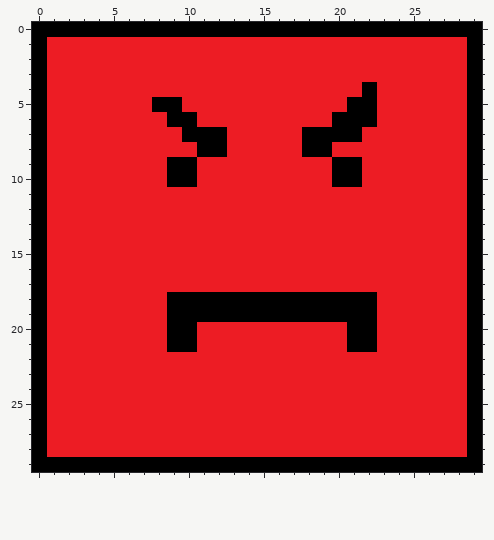
File history of a pixel-art sprite, 1v1roguelite/assets/opponent.png. That is the earlier state.
The file is 30x30 pixels.
After the commit:
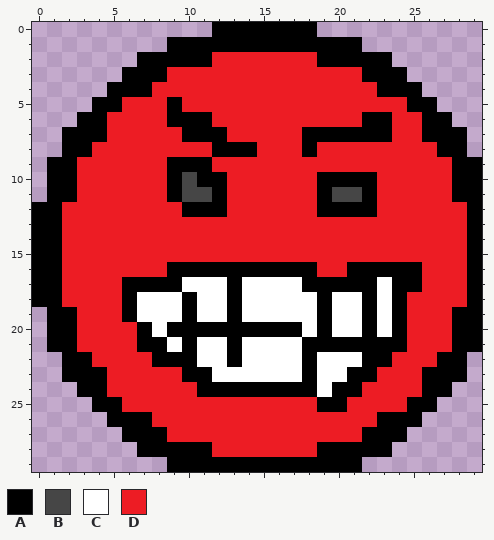
Palette (. is transparent): A #000000  B #464646  C #ffffff  D #ed1c24
The edit:
Changed rows in their new state; - is an unchanged pixel.
first column x 0:
 0 ............-------...........
 1 .........AAAAAAAAAAAAA........
 2 .......AAAAA-------AAAAA......
 3 ......AAA-------------AAA.....
 4 .....AAA--------------DAAA....
 5 ....AA--D------------DD--AA...
 6 ...AA------A--------DD-A--AA..
 7 ..AAA-----------------AA--AAA.
 8 ..AA-------D-AA----D-------AA.
 9 .AA--------A--------DD------A-
10 .AA-------BAA------A--A-----A-
11 .AA------ABBA------ABBA-----A-
12 -A--------AAA------AAAA-------
13 -A----------------------------
14 -A----------------------------
15 -A----------------------------
16 -A-------AAAAAAAAAA--AAAAA----
17 -A----AAAACCCACCCCAAAAACAA----
18 -A----ACCC-CC-CCCCC-CC-CA-----
19 .AA---ACCC-CC-CCCCC-CC-CA---A-
20 .AA----AC--AAAAAAACACC-CA---A-
21 .AA----AAC-CCACCCCAAA--AA---A-
22 ..AA----AAACCACCCCACCCAA---AA.
23 ..AAA-----AACCCCCCACCAA---AAA.
24 ...AA------AAAAAAAACAA----AA..
25 ....AA-------------AA----AA...
26 .....AAA---------------AAA....
27 ......AAA-------------AAA.....
28 .......AAAAA-------AAAAA......
29 .........-------------........
